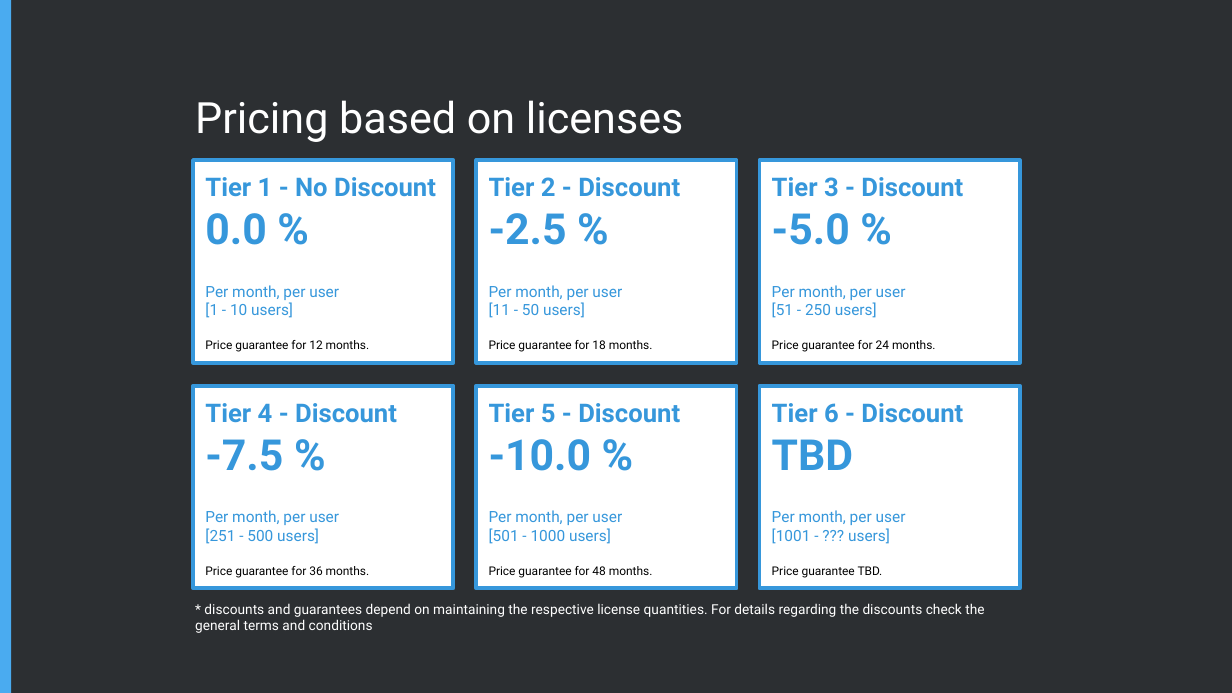
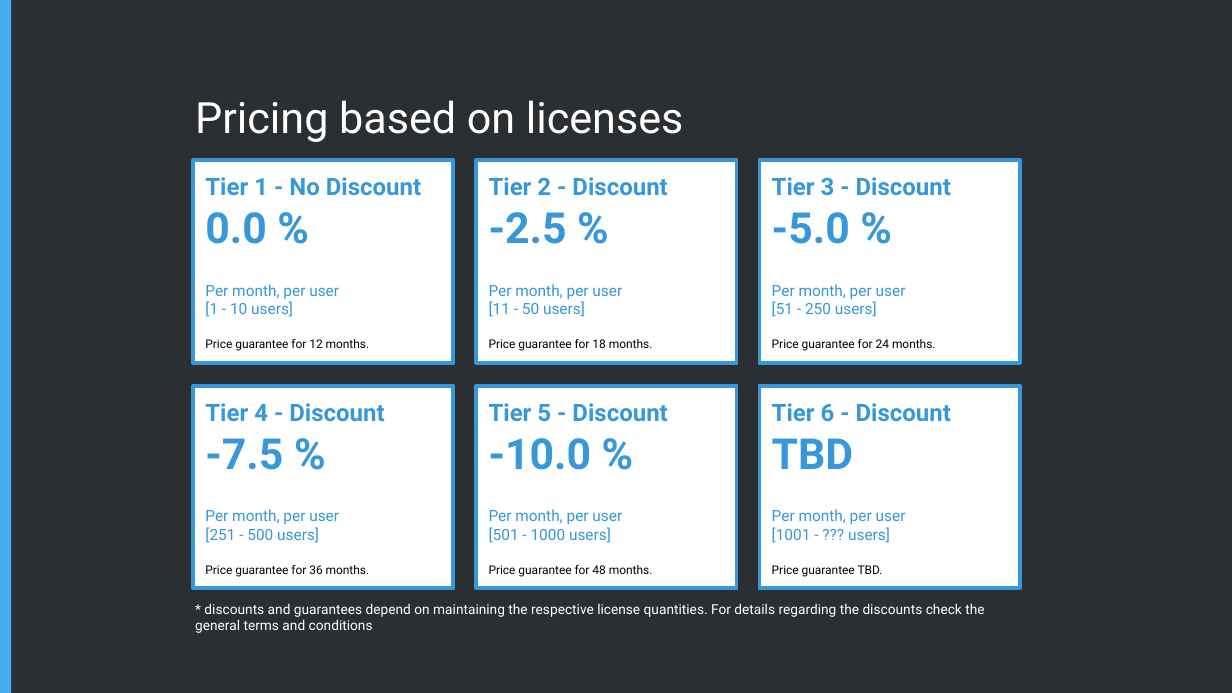
Before and after one commit to Karaka-Management/Organization-Guide, a slide deck: slide 9 of Processes/Marketing/Presentations/Pitching.pptx. Drawn at 1232x693 pixels with LibreOffice and Linux fonts; fonts in the diff are those of the drawing. Boxes give left, top, right and bottom in pixels: in the first picture for what was removed or moved away, otherwise in the second. Text is boxed around its words. In the diff, an @@ line names an element or a change of style, - is before the commit and + after.

```diff
--- a/Processes/Marketing/Presentations/Pitching.pptx
+++ b/Processes/Marketing/Presentations/Pitching.pptx
@@ text in rectangle at <box>205,177,421,196</box>: size 15 to 14 pt in "Tier 1 - No Discount" @@
@@ text in rectangle at <box>489,177,667,196</box>: size 15 to 14 pt in "Tier 2 - Discount" @@
@@ text in rectangle at <box>772,177,951,196</box>: size 15 to 14 pt in "Tier 3 - Discount" @@
@@ text in rectangle at <box>205,403,384,422</box>: size 15 to 14 pt in "Tier 4 - Discount" @@
@@ text in rectangle at <box>489,403,667,422</box>: size 15 to 14 pt in "Tier 5 - Discount" @@
@@ text in rectangle at <box>772,403,951,422</box>: size 15 to 14 pt in "Tier 6 - Discount" @@
```
Also in this commit, not shown: 3 other slides changed, 9 other files.
